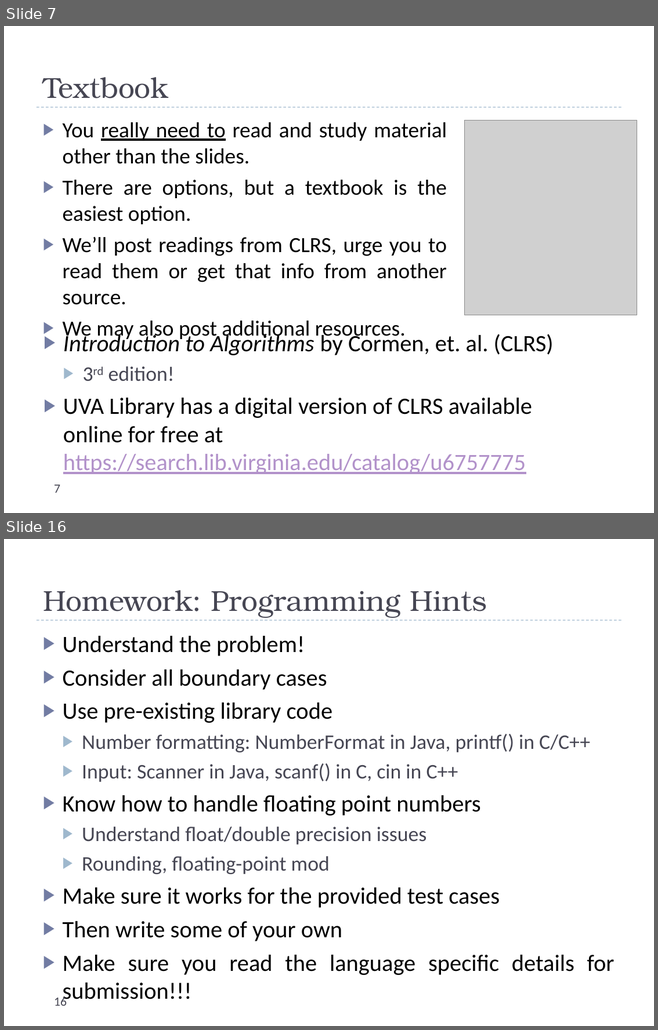
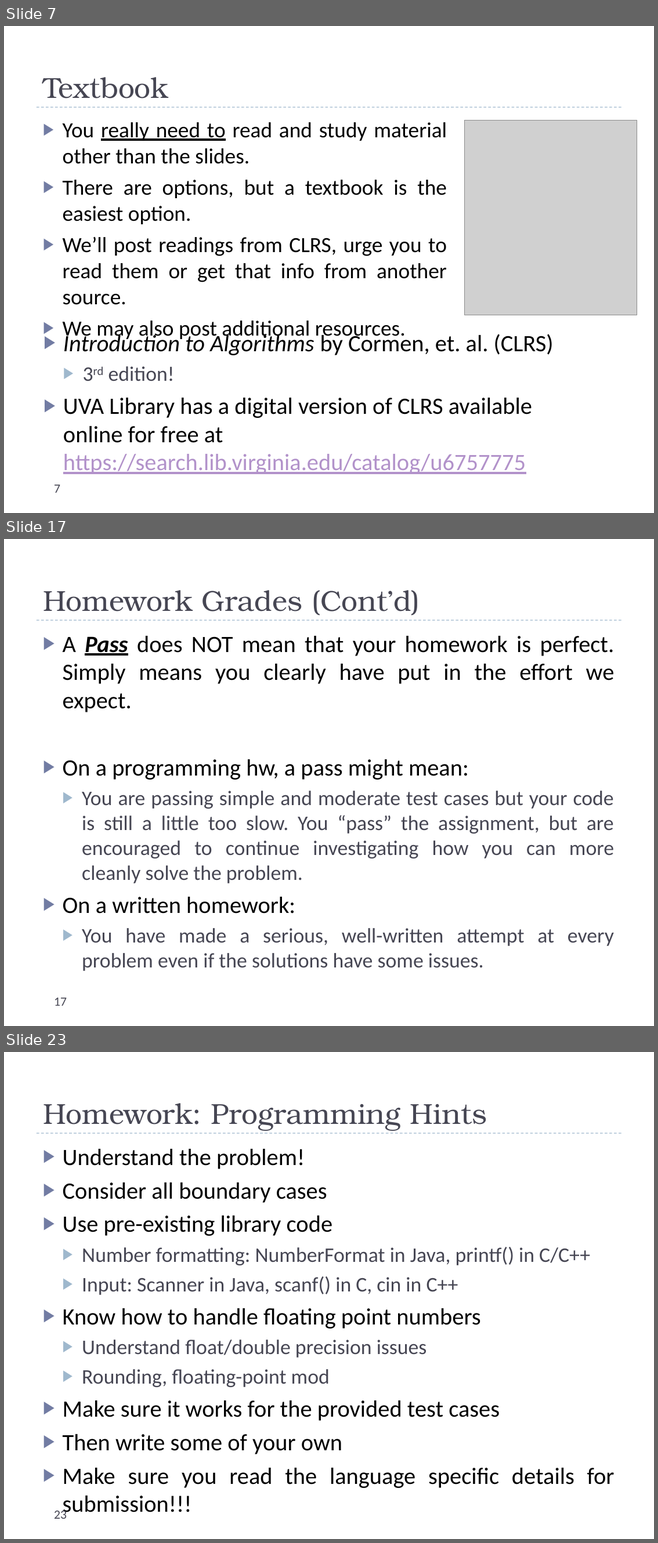
Before and after one commit to uva-cs/cs4102-f21, a slide deck: slides/courseintroduction.pptx. Shown one above the other, each under a label of ours: slides 7 and 16 before the commit, slides 7, 17 and 23 after it; the slides between them are not shown. The pictures are 658x1030 and 658x1543 pixels, drawn with LibreOffice and Linux fonts; fonts in the diff are those of the drawing; grey boxes stand for pictures. Boxes give left, top, right and bottom in pixels: in the first picture for what was removed or moved away, otherwise in the second. Text is boxed around its words. In the diff, an @@ line names an element or a change of style, - is before the commit and + after.

```diff
--- a/slides/courseintroduction.pptx
+++ b/slides/courseintroduction.pptx
@@ slide 17 added at <box>4,539,654,1026</box>, background #FFFFFF; not listed: 1 template element that a slide beside it also shows @@
@@ title added at <box>43,590,420,616</box>, 32 pt, text #464653 @@
+Homework Grades (Cont’d)
@@ text added at <box>63,636,614,971</box>, 23 pt, text #464653 @@
+▶ A Pass does NOT mean that your homework is perfect. Simply means you clearly have put in the effort we expect.
+▶ On a programming hw, a pass might mean:
+  ▶ You are passing simple and moderate test cases but your code is still a little too slow. You “pass” the assignment, but are encouraged to continue investigating how you can more cleanly solve the problem.
+▶ On a written homework:
+  ▶ You have made a serious, well-written attempt at every problem even if the solutions have some issues.
@@ page number added at <box>54,998,67,1006</box>, 14 pt, text #464653 @@
+17
@@ what was slide 16 is now slide 23 @@
@@ page number at <box>54,1510,67,1519</box>: text changed @@
-16
+23
```
Also in this commit, not shown: 11 slides changed, 6 other slides added, 2 slides removed.
